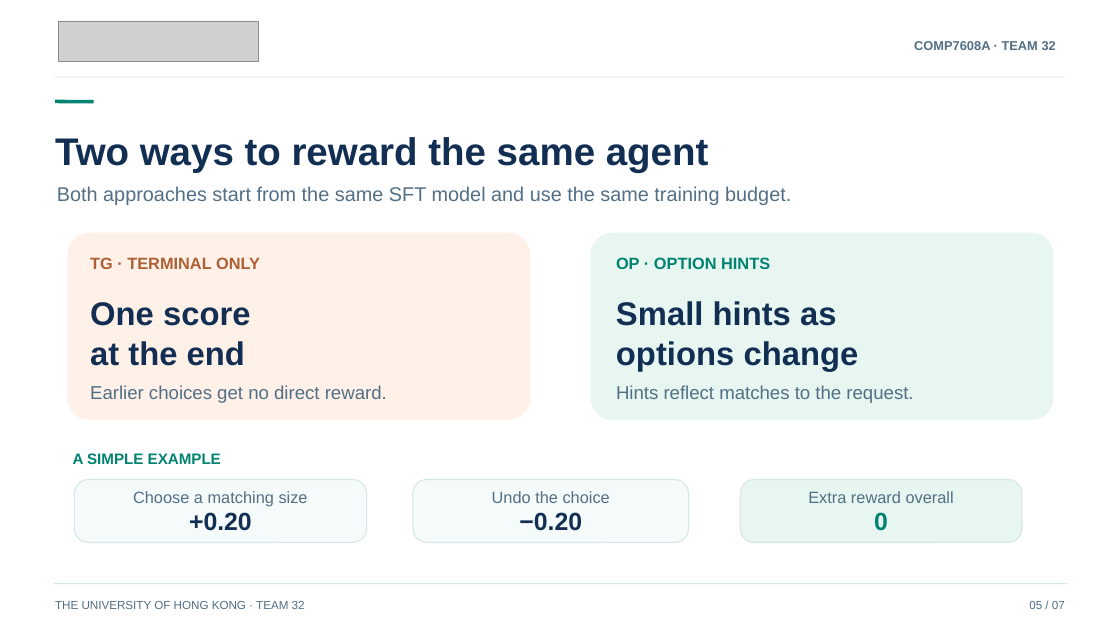
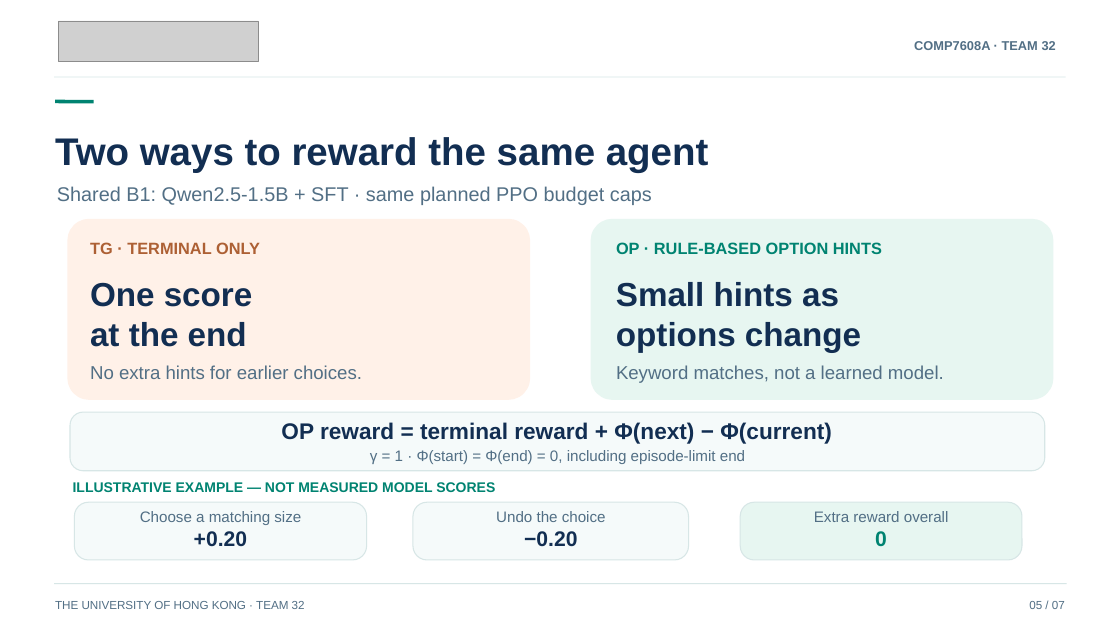
Before and after one commit to Zenon-nnnnnn/webshop-stepwise-rl, a slide deck: slide 5 of presentations/WebShop_Stepwise_Rewards_HKU_Draft_2026-11-21.pptx. Drawn at 1120x630 pixels with LibreOffice and Linux fonts; fonts in the diff are those of the drawing; grey boxes stand for pictures. Boxes give left, top, right and bottom in pixels: in the first picture for what was removed or moved away, otherwise in the second. Text is boxed around its words. In the diff, an @@ line names an element or a change of style, - is before the commit and + after.

```diff
--- a/presentations/WebShop_Stepwise_Rewards_HKU_Draft_2026-11-21.pptx
+++ b/presentations/WebShop_Stepwise_Rewards_HKU_Draft_2026-11-21.pptx
@@ text at (x1=57, y1=186, x2=652, y2=205): text changed @@
-Both approaches start from the same SFT model and use the same training budget.
+Shared B1: Qwen2.5-1.5B + SFT · same planned PPO budget caps
@@ rounded rectangle resized from (x1=67, y1=233, x2=530, y2=420) to (x1=67, y1=218, x2=530, y2=400) @@
@@ text "TG · TERMINAL ONLY" moved from (x1=90, y1=257, x2=260, y2=269) to (x1=90, y1=242, x2=260, y2=254) @@
@@ rounded rectangle resized from (x1=591, y1=233, x2=1054, y2=420) to (x1=591, y1=218, x2=1054, y2=400) @@
@@ text at (x1=616, y1=242, x2=882, y2=254): text changed @@
-OP · OPTION HINTS
+OP · RULE-BASED OPTION HINTS
@@ text "One score" moved from (x1=90, y1=302, x2=251, y2=366) to (x1=90, y1=282, x2=253, y2=347) @@
@@ text "One score" at (x1=90, y1=282, x2=253, y2=347): size 28.1 to 28.4 pt @@
@@ text "Small hints as" moved from (x1=616, y1=301, x2=859, y2=372) to (x1=616, y1=282, x2=861, y2=353) @@
@@ text "Small hints as" at (x1=616, y1=282, x2=861, y2=353): size 28.1 to 28.4 pt @@
@@ text at (x1=90, y1=365, x2=362, y2=379): text changed @@
-Earlier choices get no direct reward.
+No extra hints for earlier choices.
@@ text at (x1=616, y1=365, x2=944, y2=383): text changed @@
-Hints reflect matches to the request.
+Keyword matches, not a learned model.
@@ rounded rectangle added at (x1=70, y1=413, x2=1044, y2=471), fill #F5FAFA, outline #D7E6E6 0.9 pt @@
@@ text added at (x1=281, y1=422, x2=832, y2=444), 19.4 pt, text #122E52, bold @@
+OP reward = terminal reward + Φ(next) − Φ(current)
@@ text removed at (x1=73, y1=453, x2=221, y2=464) @@
-A SIMPLE EXAMPLE
@@ text added at (x1=370, y1=450, x2=745, y2=464), 13 pt, text #526F85 @@
+γ = 1 · Φ(start) = Φ(end) = 0, including episode-limit end
@@ text added at (x1=73, y1=482, x2=495, y2=492), 12 pt, text #008371, bold @@
+ILLUSTRATIVE EXAMPLE — NOT MEASURED MODEL SCORES
@@ rounded rectangle resized from (x1=413, y1=480, x2=689, y2=543) to (x1=75, y1=502, x2=367, y2=560) @@
@@ proportions changed in 5 elements at (x1=67, y1=218, x2=530, y2=400), (x1=591, y1=218, x2=1054, y2=400), (x1=75, y1=502, x2=367, y2=560), (x1=740, y1=502, x2=1022, y2=560), (x1=413, y1=502, x2=689, y2=560) @@
@@ rounded rectangle resized from (x1=75, y1=480, x2=367, y2=543) to (x1=413, y1=502, x2=689, y2=560) @@
@@ 3 texts moved together from (x1=133, y1=491, x2=954, y2=507) to (x1=140, y1=511, x2=949, y2=525) @@
@@ size 14 to 13 pt in 3 elements at (x1=140, y1=511, x2=301, y2=525), (x1=814, y1=511, x2=949, y2=522), (x1=496, y1=511, x2=606, y2=522) @@
@@ rounded rectangle resized from (x1=740, y1=480, x2=1022, y2=543) to (x1=740, y1=502, x2=1022, y2=560) @@
@@ text at (x1=194, y1=531, x2=247, y2=546): text changed; size 21.2 to 18.1 pt @@
-−0.20
++0.20
@@ text at (x1=524, y1=531, x2=577, y2=547): text changed; size 21.2 to 18.1 pt @@
-+0.20
+−0.20
@@ text "0" moved from (x1=874, y1=512, x2=888, y2=531) to (x1=875, y1=531, x2=887, y2=546) @@
@@ text "0" at (x1=875, y1=531, x2=887, y2=546): size 21.2 to 18.1 pt @@
```
Also in this commit, not shown: 2 other slides changed, 2 slides added, 2 slides removed.
